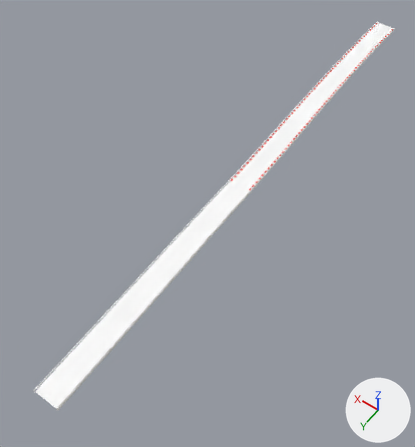
An edit to the FBX model assets/maps/RiyadhNights/SM_RiyadhNights_Track_01.fbx, drawn before and after from the same camera.
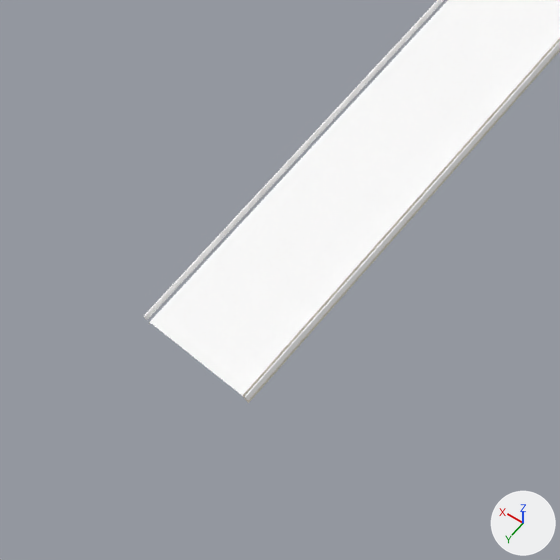
There are two pictures of each version: one whole from a 50 mm camera at (184.0, 105.0, 351.0) aimed at (330.0, -99.0, 30.0), one close up on the part from 0% to 31% of the width and 71% to 100% of the height. Lighting does not change. The marker at lower right points along +X, +Y and +Z. The last two pictures show the newer version.

Before the edit, the objects in view are built like this:
```python
me_sm_riyadhnights_track_01 = bpy.data.meshes.new('SM_RiyadhNights_Track_01')
me_sm_riyadhnights_track_01.from_pydata(...)  # 5780 vertices, 5326 faces; spans x 311.0..331.0, y -360.0..62.0, z 52.0..55.0
# faces by material slot: [422, 1266, 120, 118, 3400]
me_sm_riyadhnights_track_01.materials.append(mat_m_track_shoulder)
me_sm_riyadhnights_track_01.materials.append(mat_m_track_asphalt)
me_sm_riyadhnights_track_01.materials.append(mat_m_curb_white)  # white #f3f3f1
me_sm_riyadhnights_track_01.materials.append(mat_m_curb_red)  # red #da3f38
me_sm_riyadhnights_track_01.materials.append(mat_m_concrete)
ob_sm_riyadhnights_track_01 = bpy.data.objects.new('SM_RiyadhNights_Track_01', me_sm_riyadhnights_track_01)
ob_sm_riyadhnights_track_01.location = (0.0, 0.0, 0.0)
```
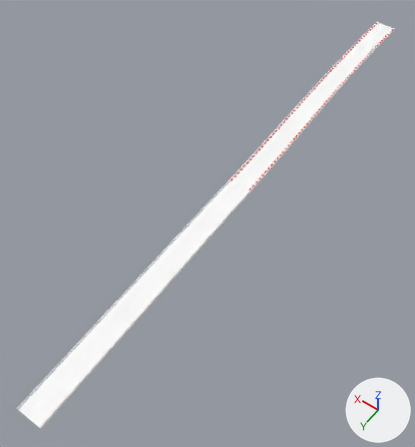
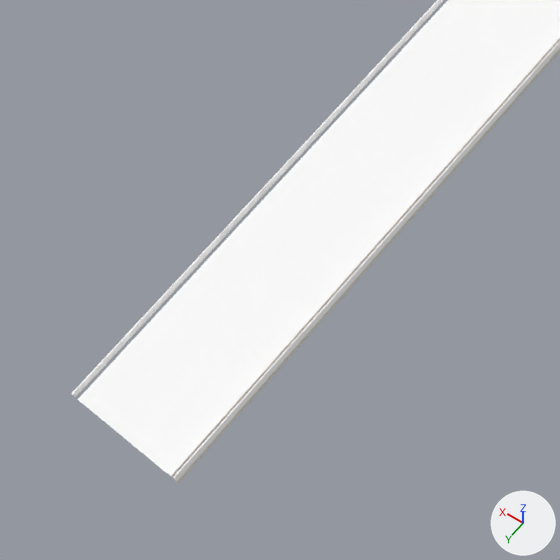
Boxes [x1, y1, x2, y2] around the edits, measured in the close-ups (560 x 560 px):
'SM_RiyadhNights_Track_01', reshaped: before [144, 0, 560, 403]; after [71, 0, 560, 484]
part 1 of me_sm_riyadhnights_track_01, built on: after [71, 316, 248, 484]

The edits, one by one:
me_sm_riyadhnights_track_01 is used by ob_sm_riyadhnights_track_01; location (0.0, 0.0, 0.0).
me_sm_riyadhnights_track_01 had 5780 vertices, 5326 faces and spanned x 311.0..331.0, y -360.0..62.0, z 52.0..55.0.
me_sm_riyadhnights_track_01 now has 5930 vertices, 5470 faces and spans x 311.0..331.0, y -360.0..74.0, z 52.0..55.0.
Part 1, on me_sm_riyadhnights_track_01:
12 faces are deleted.
150 vertices are added at x 311.0..329.0, y 64.0..74.0, z 53.0..55.0.
12 new faces join them, mat_m_track_shoulder.
36 new faces join them, mat_m_track_asphalt.
108 new faces join them, mat_m_concrete.
Other edits to the shape of me_sm_riyadhnights_track_01 do not show in these pictures.
